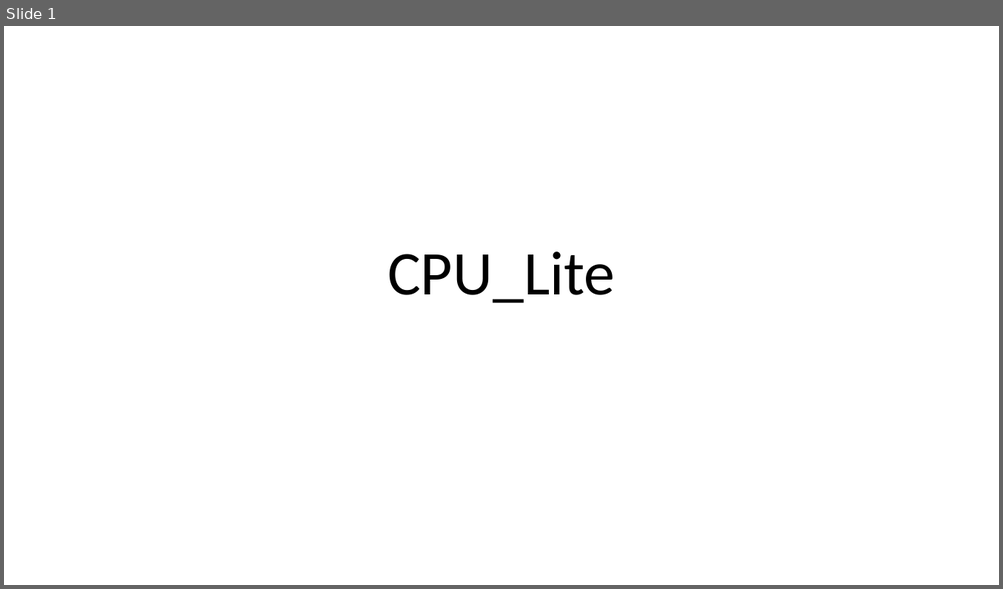
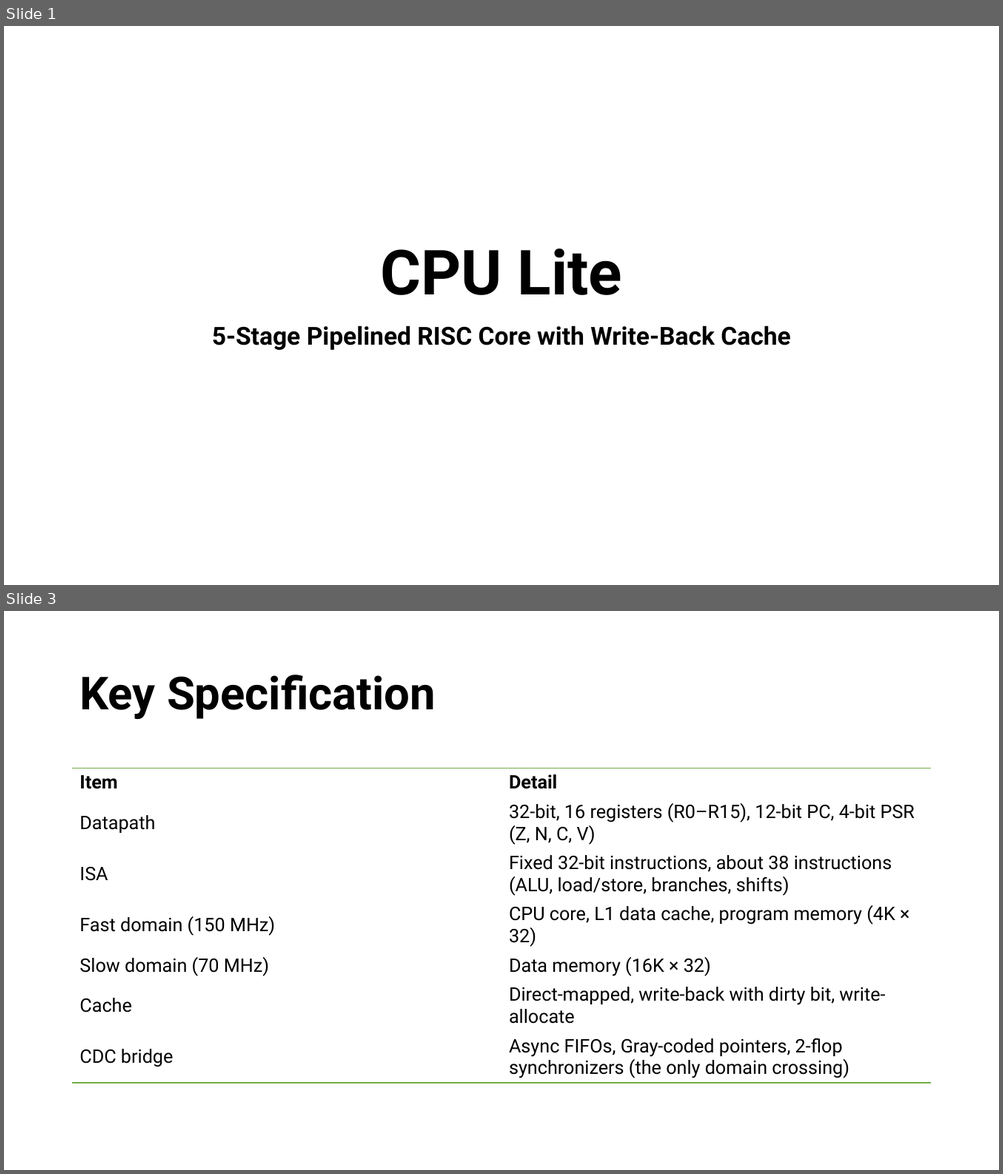
Before and after one commit to Abiram543/Backup, a slide deck: CPU_Lite/CPU_Lite_PPT.pptx. Shown one above the other, each under a label of ours: slide 1 before the commit, slides 1 and 3 after it; the slides between them are not shown. The pictures are 1003x589 and 1003x1174 pixels, drawn with LibreOffice and Linux fonts; fonts in the diff are those of the drawing. Boxes give left, top, right and bottom in pixels: in the first picture for what was removed or moved away, otherwise in the second. Text is boxed around its words. In the diff, an @@ line names an element or a change of style, - is before the commit and + after.

```diff
--- a/CPU_Lite/CPU_Lite_PPT.pptx
+++ b/CPU_Lite/CPU_Lite_PPT.pptx
@@ slide 3 added at bbox=[4, 611, 999, 1170], background #FFFFFF @@
@@ title added at bbox=[79, 675, 435, 719], 44 pt, text #000000, bold @@
+Key Specification
@@ table added at bbox=[73, 769, 930, 1089], 7 rows, 2 columns @@
+Item | Detail
+Datapath | 32-bit, 16 registers (R0–R15), 12-bit PC, 4-bit PSR (Z, N, C, V)
+ISA | Fixed 32-bit instructions, about 38 instructions (ALU, load/store, branches, shifts)
+Fast domain (150 MHz) | CPU core, L1 data cache, program memory (4K × 32)
+Slow domain (70 MHz) | Data memory (16K × 32)
+Cache | Direct-mapped, write-back with dirty bit, write-allocate
+CDC bridge | Async FIFOs, Gray-coded pointers, 2-flop synchronizers (the only domain crossing)
@@ slide 1 changed as well @@
@@ title at bbox=[380, 249, 622, 295]: text changed; font Calibri to Roboto; bold on @@
-CPU_Lite
+CPU Lite
@@ subtitle added at bbox=[212, 326, 790, 350], 24 pt, text #000000, bold @@
+5-Stage Pipelined RISC Core with Write-Back Cache
```
Also in this commit, not shown: 2 other slides changed, 10 other slides added, 3 slides removed.
